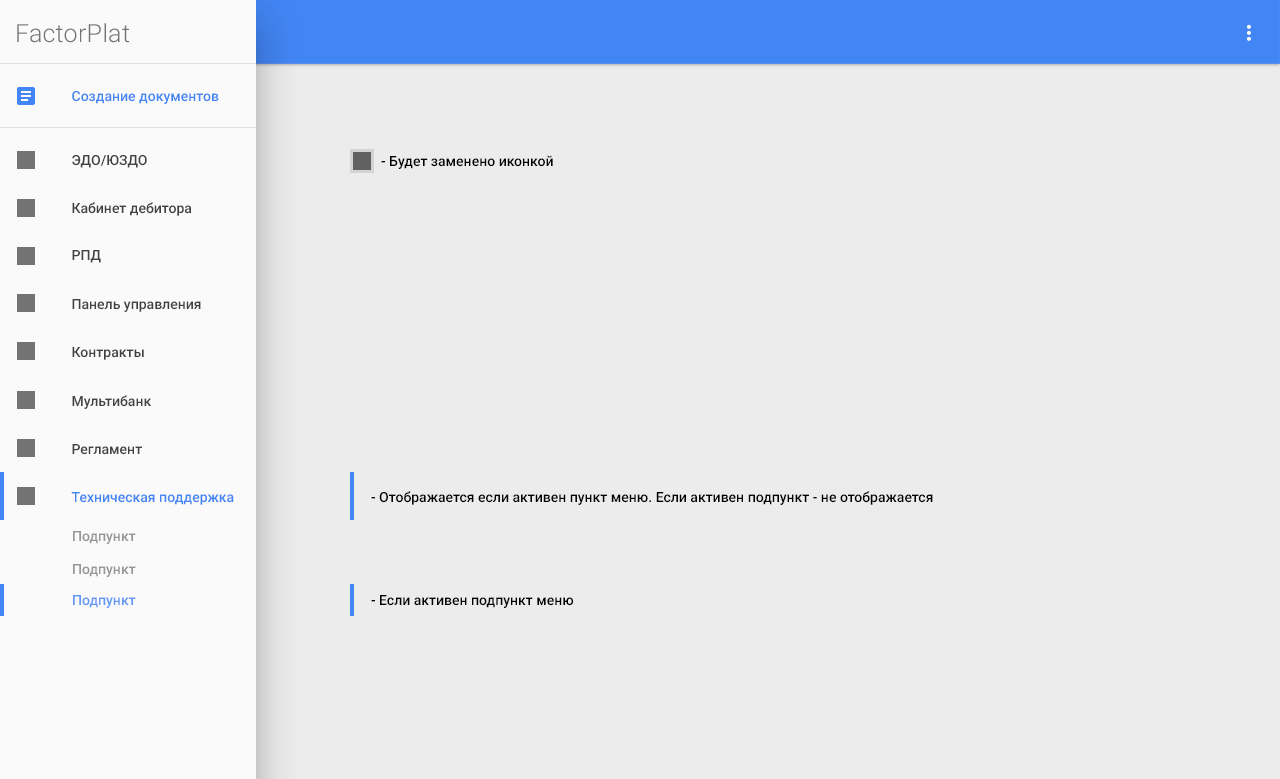
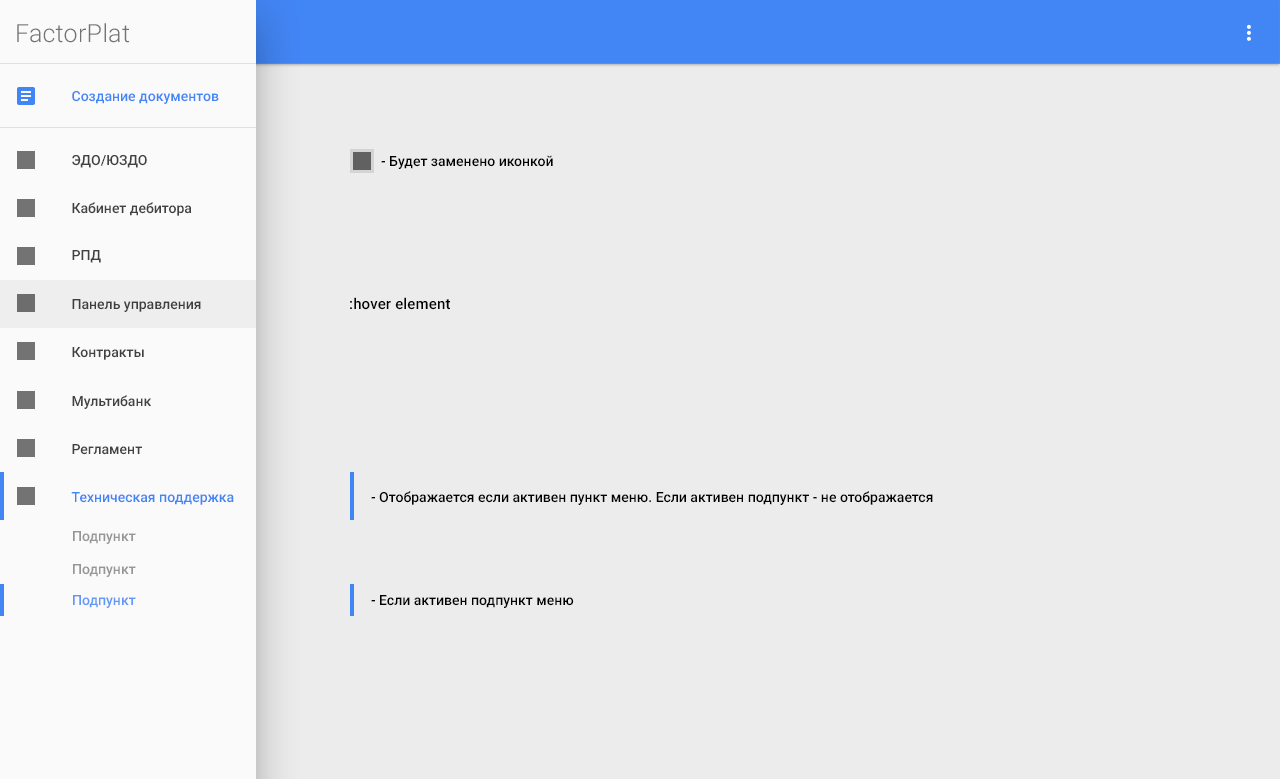
Layers edited between the first and the second 1280x779 image:
added group "hover label" with 4 layers in group "Labels" over (0, 280, 450, 328)
added layer ":hover element" in group "hover label" over (350, 297, 450, 310)
moved "square" (1st of 9, in "sidebar" › "Labels" › "hover label") into group "hover label" over (17, 294, 35, 312)
moved "Панель управления" into group "hover label" over (72, 299, 201, 312)
added layer "Прямоугольник 3" in group "hover label" over (0, 280, 256, 328)
